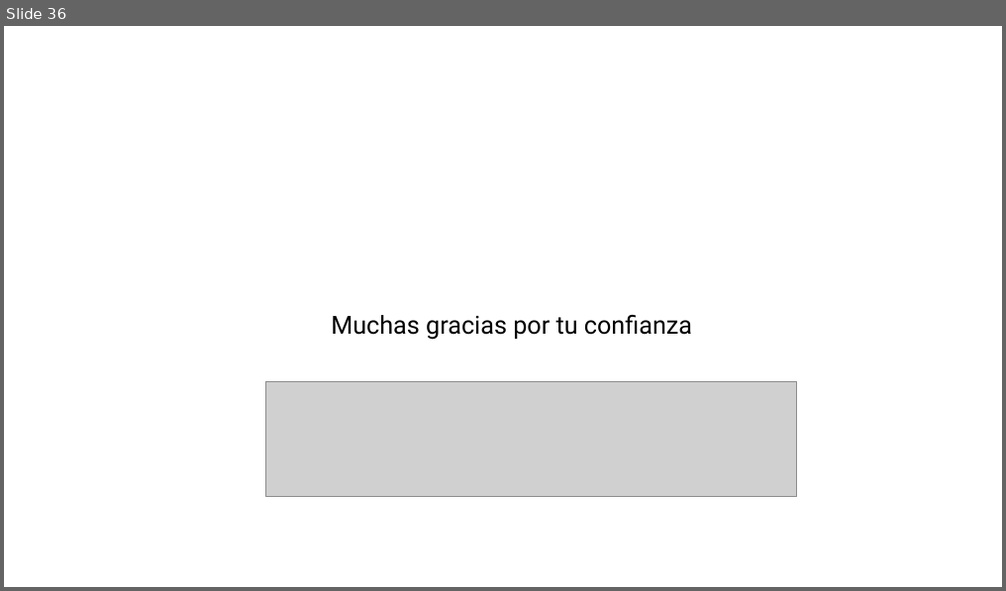
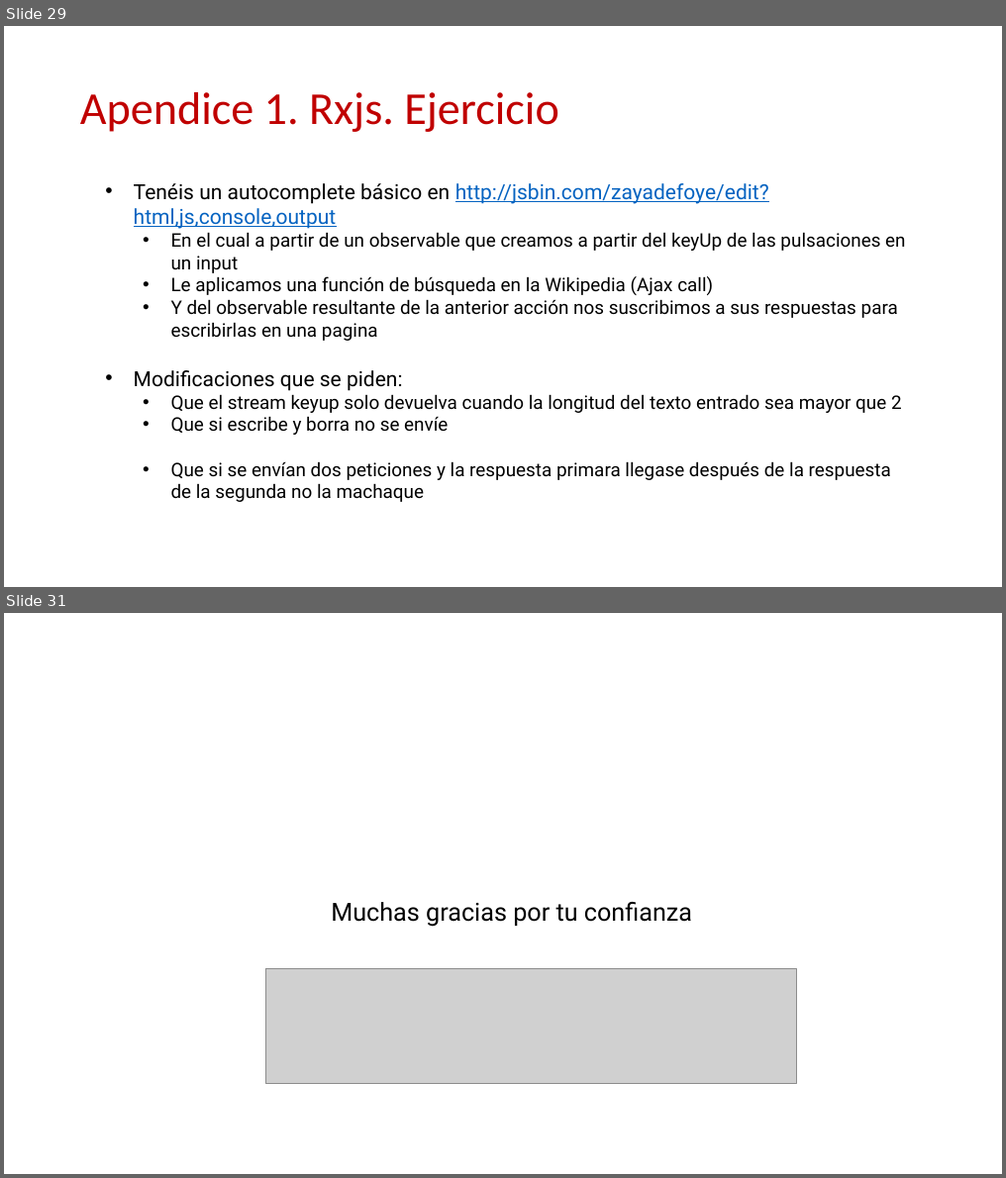
Before and after one commit to Robert-Freire/Introduction, a slide deck: resume.pptx. Shown one above the other, each under a label of ours: slide 36 before the commit, slides 29 and 31 after it; the slides between them are not shown. The pictures are 1006x591 and 1006x1178 pixels, drawn with LibreOffice and Linux fonts; fonts in the diff are those of the drawing; grey boxes stand for pictures; background and template pictures are left out. Boxes give left, top, right and bottom in pixels: in the first picture for what was removed or moved away, otherwise in the second. Text is boxed around its words. In the diff, an @@ line names an element or a change of style, - is before the commit and + after.

```diff
--- a/resume.pptx
+++ b/resume.pptx
@@ slide 29 added at [4,26,1002,587], background #FFFFFF @@
@@ title added at [80,92,558,132], 44 pt, text #C00000 @@
+Apendice 1. Rxjs. Ejercicio
@@ text added at [134,183,905,502], 18 pt, text #000000 @@
+• Tenéis un autocomplete básico en http://jsbin.com/zayadefoye/edit?html,js,console,output
+    • En el cual a partir de un observable que creamos a partir del keyUp de las pulsaciones en un input
+    • Le aplicamos una función de búsqueda en la Wikipedia (Ajax call)
+    • Y del observable resultante de la anterior acción nos suscribimos a sus respuestas para escribirlas en una pagina
+• Modificaciones que se piden:
+  • Que el stream keyup solo devuelva cuando la longitud del texto entrado sea mayor que 2
+  • Que si escribe y borra no se envíe
+  • Que si se envían dos peticiones y la respuesta primara llegase después de la respuesta de la segunda no la machaque
@@ what was slide 36 is now slide 31 @@
```
Also in this commit, not shown: 5 slides changed, 18 other slides added, 24 slides removed, 3 other files.
